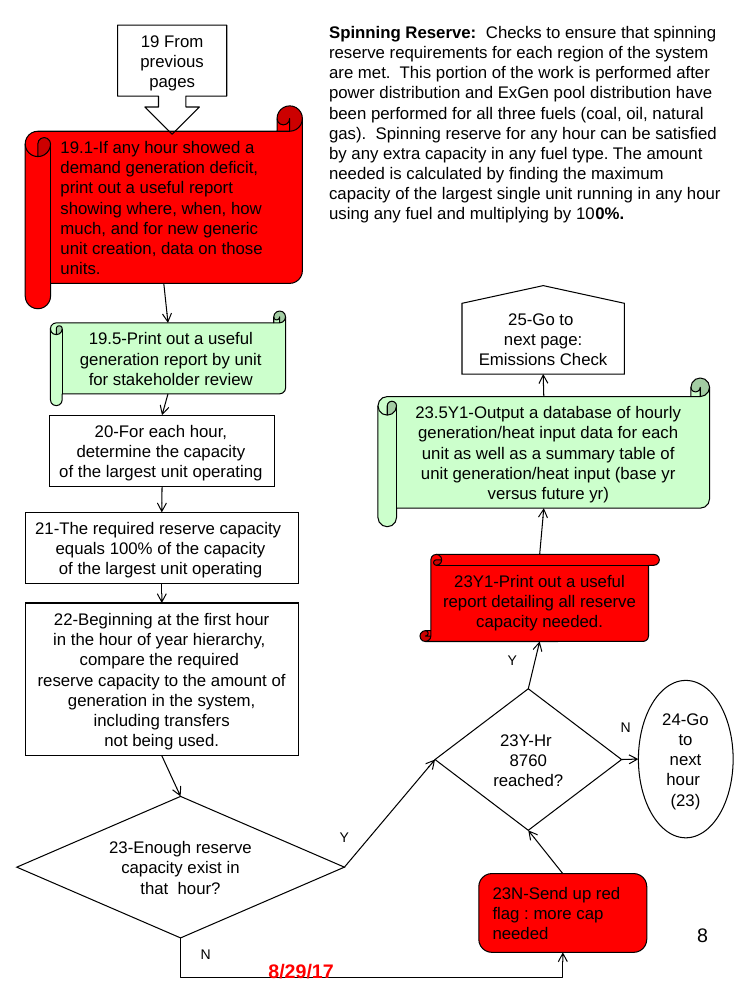
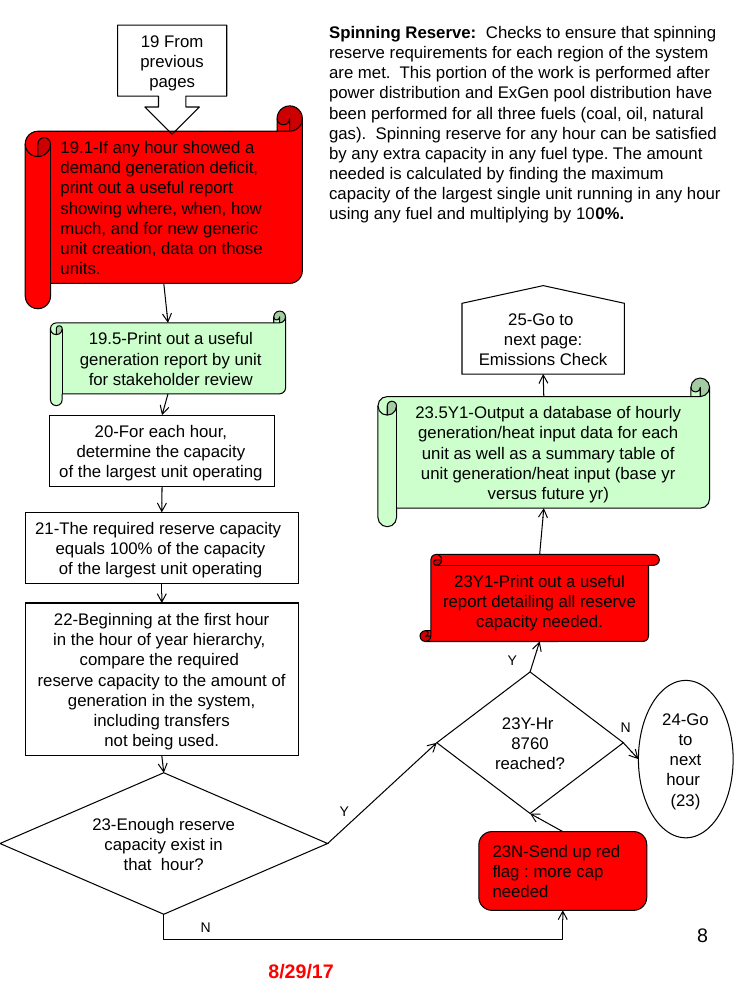
Before and after one commit to bukim1/ERTAC-EGU-Emission-Projection-Tool, a slide deck: slide 8 of Documentation/Code Documentation/ERTAC Documentation - v2.1.1/Design Documents/ERTAC Implementation - v2.1.1.pptx. Drawn at 756x1008 pixels with LibreOffice and Linux fonts; fonts in the diff are those of the drawing. Boxes give left, top, right and bottom in pixels: in the first picture for what was removed or moved away, otherwise in the second. Text is boxed around its words. In the diff, an @@ line names an element or a change of style, - is before the commit and + after.

```diff
--- a/Documentation/Code Documentation/ERTAC Documentation - v2.1.1/Design Documents/ERTAC Implementation - v2.1.1.pptx
+++ b/Documentation/Code Documentation/ERTAC Documentation - v2.1.1/Design Documents/ERTAC Implementation - v2.1.1.pptx
@@ arrow moved from (528, 688) - (539, 641) to (530, 672) - (539, 641) @@
@@ diamond "23Y-Hr 8760 reached?": place and size @@
-diamond "23Y-Hr 8760 reached?" at bbox=[435, 688, 622, 830]
+diamond "23Y-Hr 8760 reached?" at bbox=[436, 672, 623, 813]
@@ arrow moved from (345, 867) - (435, 760) to (328, 844) - (436, 743) @@
@@ arrow moved from (622, 760) - (638, 759) to (623, 743) - (638, 759) @@
@@ diamond "23-Enough reserve": place and size @@
-diamond "23-Enough reserve" at bbox=[17, 796, 345, 937]
+diamond "23-Enough reserve" at bbox=[0, 773, 328, 914]
@@ arrow moved from (162, 756) - (180, 796) to (162, 756) - (163, 773) @@
@@ text "Y": place and size @@
-text "Y" at bbox=[340, 832, 349, 842]
+text "Y" at bbox=[340, 806, 349, 816]
@@ rounded rectangle "23N-Send up red flag : ...": place and size @@
-rounded rectangle "23N-Send up red flag : ..." at bbox=[479, 874, 647, 953]
+rounded rectangle "23N-Send up red flag : ..." at bbox=[479, 832, 647, 910]
@@ arrow moved from (562, 874) - (528, 831) to (562, 832) - (530, 813) @@
@@ elbow arrow moved from (180, 938) - (562, 953) to (163, 914) - (562, 910) @@
@@ text "N": place and size @@
-text "N" at bbox=[201, 949, 211, 959]
+text "N" at bbox=[201, 922, 211, 932]
```
Also in this commit, not shown: 3 other slides changed, 3 other files.
